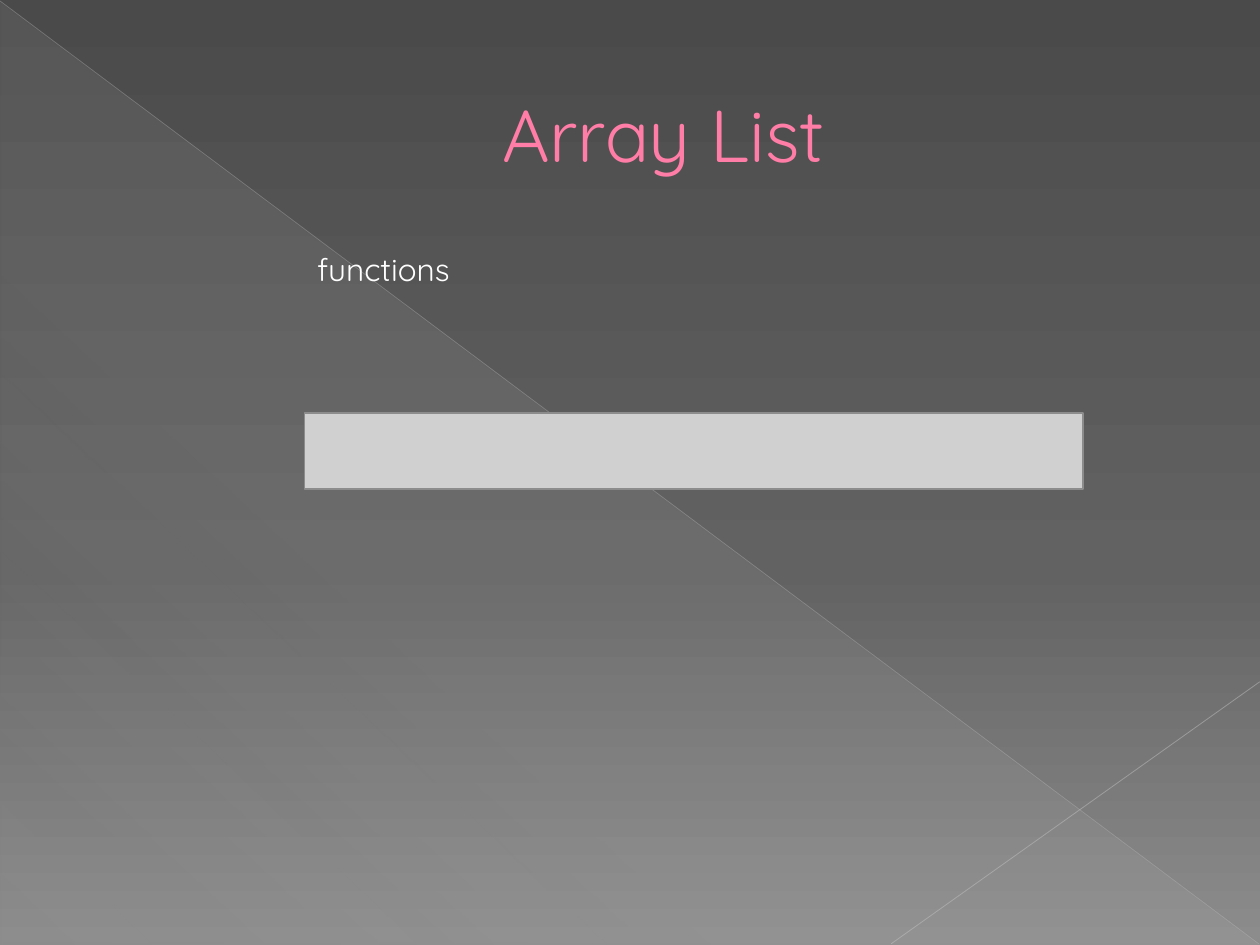
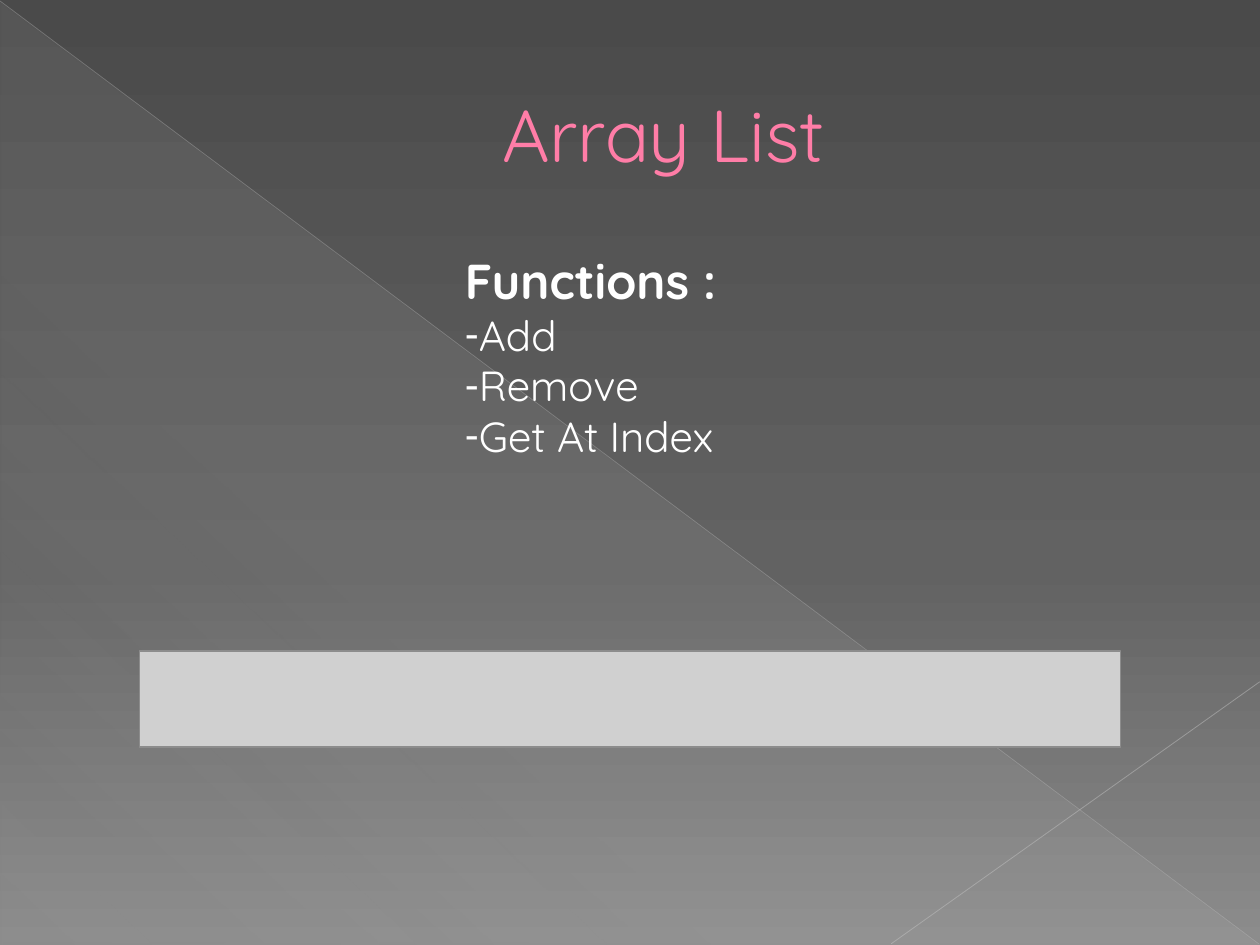
Before and after one commit to IvelinYovkov/Random_Projects, a slide deck: slide 3 of Data_Structures_C#_Training/Linear Data Structures.pptx (slide 2 before the commit). Drawn at 1260x945 pixels with LibreOffice and Linux fonts; fonts in the diff are those of the drawing; grey boxes stand for pictures. Boxes give left, top, right and bottom in pixels: in the first picture for what was removed or moved away, otherwise in the second. Text is boxed around its words. In the diff, an @@ line names an element or a change of style, - is before the commit and + after.

```diff
--- a/Data_Structures_C#_Training/Linear Data Structures.pptx
+++ b/Data_Structures_C#_Training/Linear Data Structures.pptx
@@ text at (x1=465, y1=264, x2=713, y2=453): text changed; size 18 to 24 pt @@
-functions
+Functions :
+– Add
+– Remove
+– Get At Index
@@ picture resized from (x1=305, y1=413, x2=1084, y2=489) to (x1=140, y1=651, x2=1121, y2=747) @@
```
Also in this commit, not shown: 6 other slides changed, 2 slides added, 2 slides removed, 3 other files.
